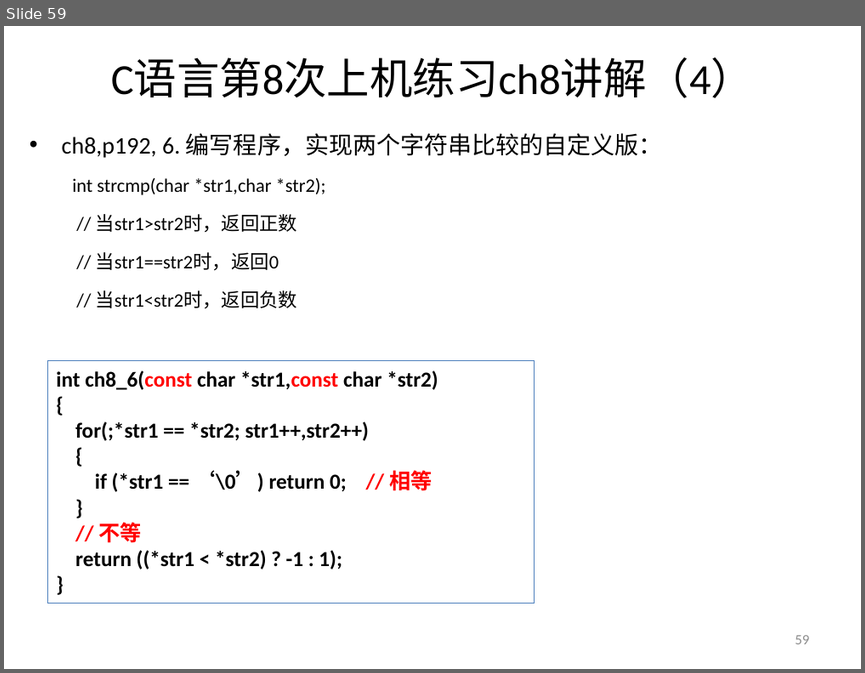
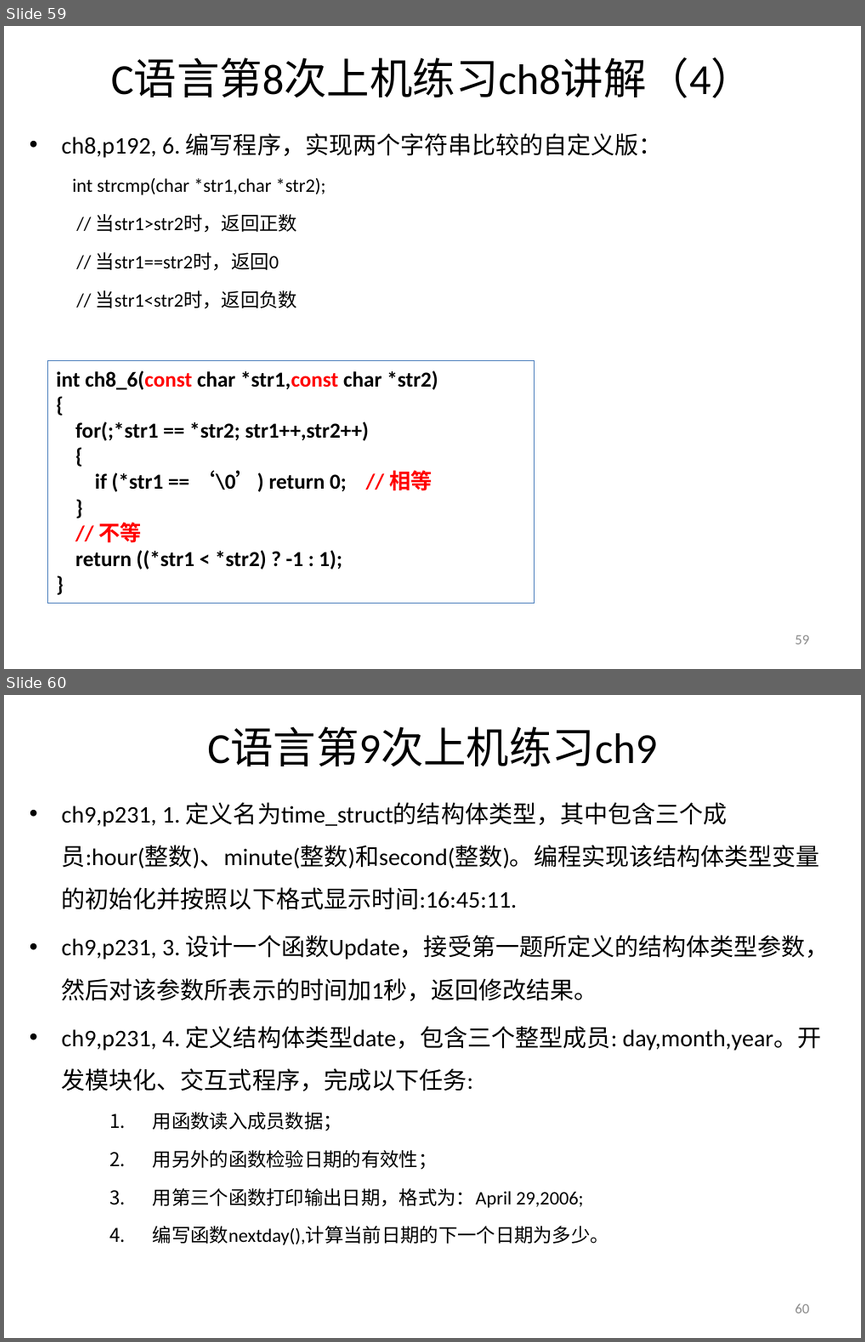
Before and after one commit to jtrfid/C-Repositories, a slide deck: 2016/上机安排.pptx. Shown one above the other, each under a label of ours: slide 59 before the commit, slides 59 and 60 after it. The pictures are 865x673 and 865x1342 pixels, drawn with LibreOffice and Linux fonts; fonts in the diff are those of the drawing. Boxes give left, top, right and bottom in pixels: in the first picture for what was removed or moved away, otherwise in the second. Text is boxed around its words. In the diff, an @@ line names an element or a change of style, - is before the commit and + after.

```diff
--- a/2016/上机安排.pptx
+++ b/2016/上机安排.pptx
@@ slide 60 added at box(4, 695, 861, 1338), background #FFFFFF @@
@@ title added at box(207, 727, 657, 766), 36 pt, text #000000 @@
+C语言第9次上机练习ch9
@@ text added at box(62, 802, 829, 1245), 20 pt, text #000000 @@
+• ch9,p231, 1. 定义名为time_struct的结构体类型，其中包含三个成员:hour(整数)、minute(整数)和second(整数)。编程实现该结构体类型变量的初始化并按照以下格式显示时间:16:45:11.
+• ch9,p231, 3. 设计一个函数Update，接受第一题所定义的结构体类型参数，然后对该参数所表示的时间加1秒，返回修改结果。
+• ch9,p231, 4. 定义结构体类型date，包含三个整型成员: day,month,year。开发模块化、交互式程序，完成以下任务:
+    1. 用函数读入成员数据；
+    2. 用另外的函数检验日期的有效性；
+    3. 用第三个函数打印输出日期，格式为：April 29,2006;
+    4. 编写函数nextday(),计算当前日期的下一个日期为多少。
@@ page number added at box(794, 1304, 809, 1313), 12 pt, text #8C8C8C @@
+60
```
Also in this commit, not shown: 1 slide changed, 8 other slides added, 4 other files.
